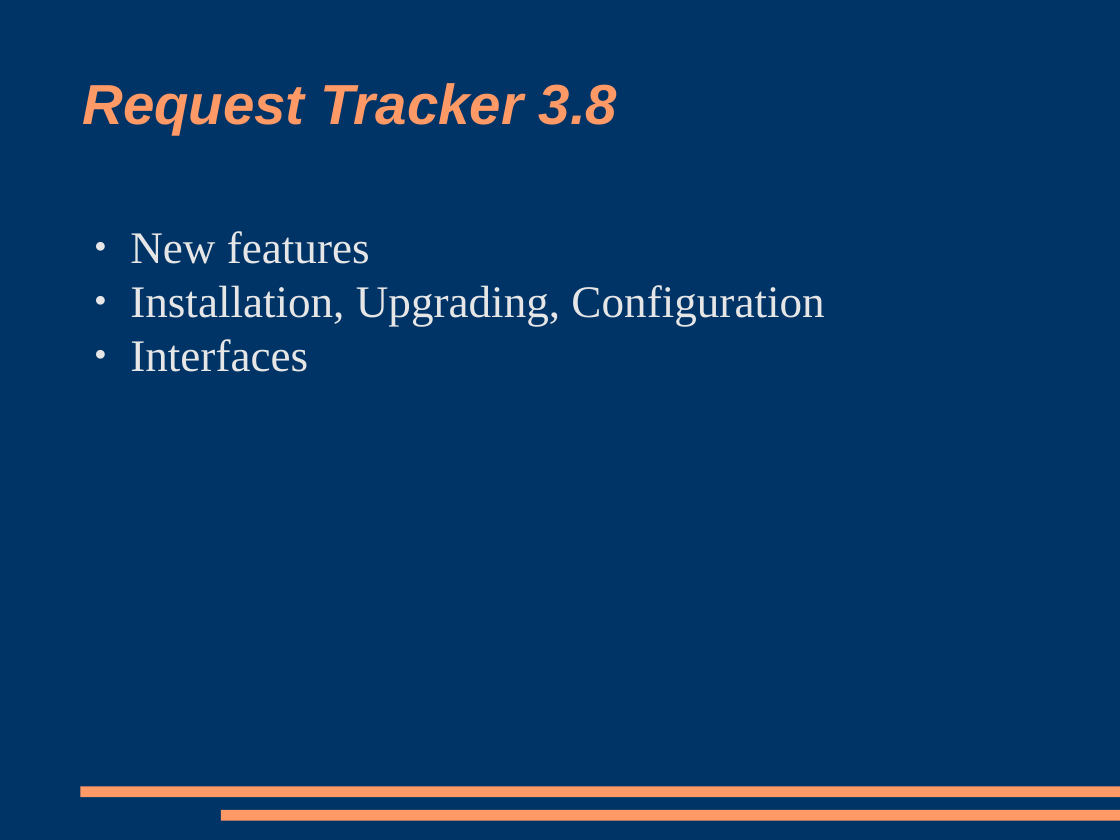
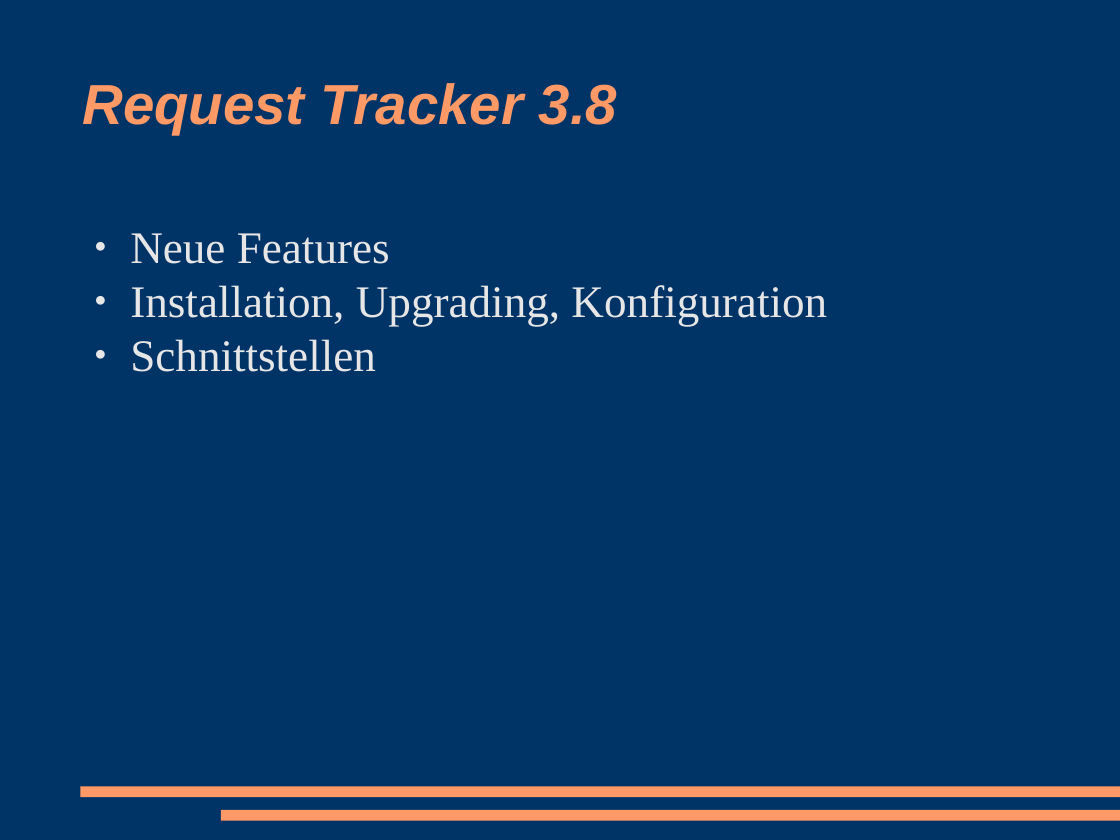
Before and after one commit to racke/Presentations, a slide deck: slide 4 of pws2009/rt38.odp. Drawn at 1120x840 pixels with LibreOffice and Linux fonts; fonts in the diff are those of the drawing. Boxes give left, top, right and bottom in pixels: in the first picture for what was removed or moved away, otherwise in the second. Text is boxed around its words. In the diff, an @@ line names an element or a change of style, - is before the commit and + after.

```diff
--- a/pws2009/rt38.odp
+++ b/pws2009/rt38.odp
@@ text at (130,233,827,372): text changed @@
-● New features
-● Installation, Upgrading, Configuration
-● Interfaces
+● Neue Features
+● Installation, Upgrading, Konfiguration
+● Schnittstellen
```
Also in this commit, not shown: 2 other slides changed, 4 other files.
